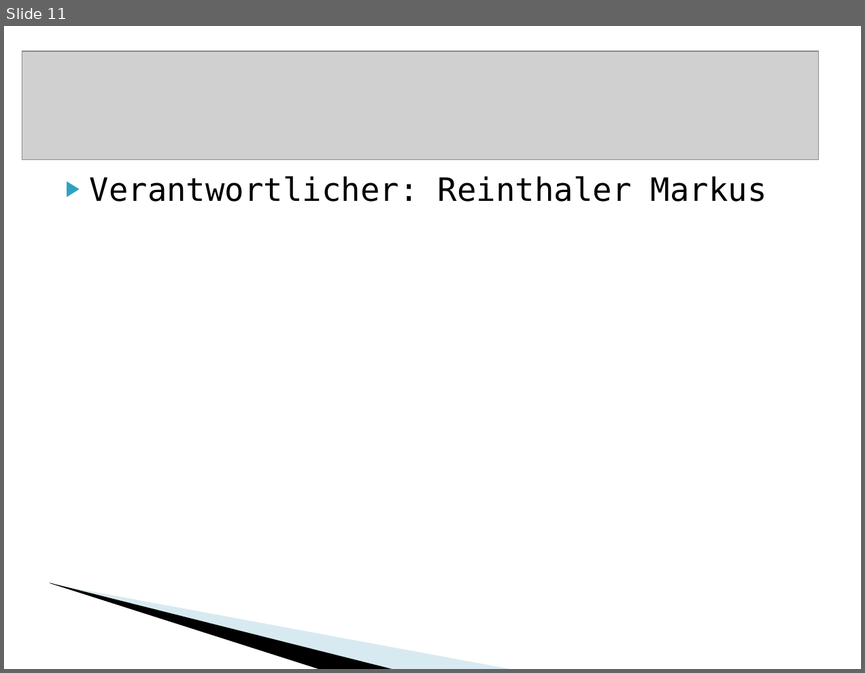
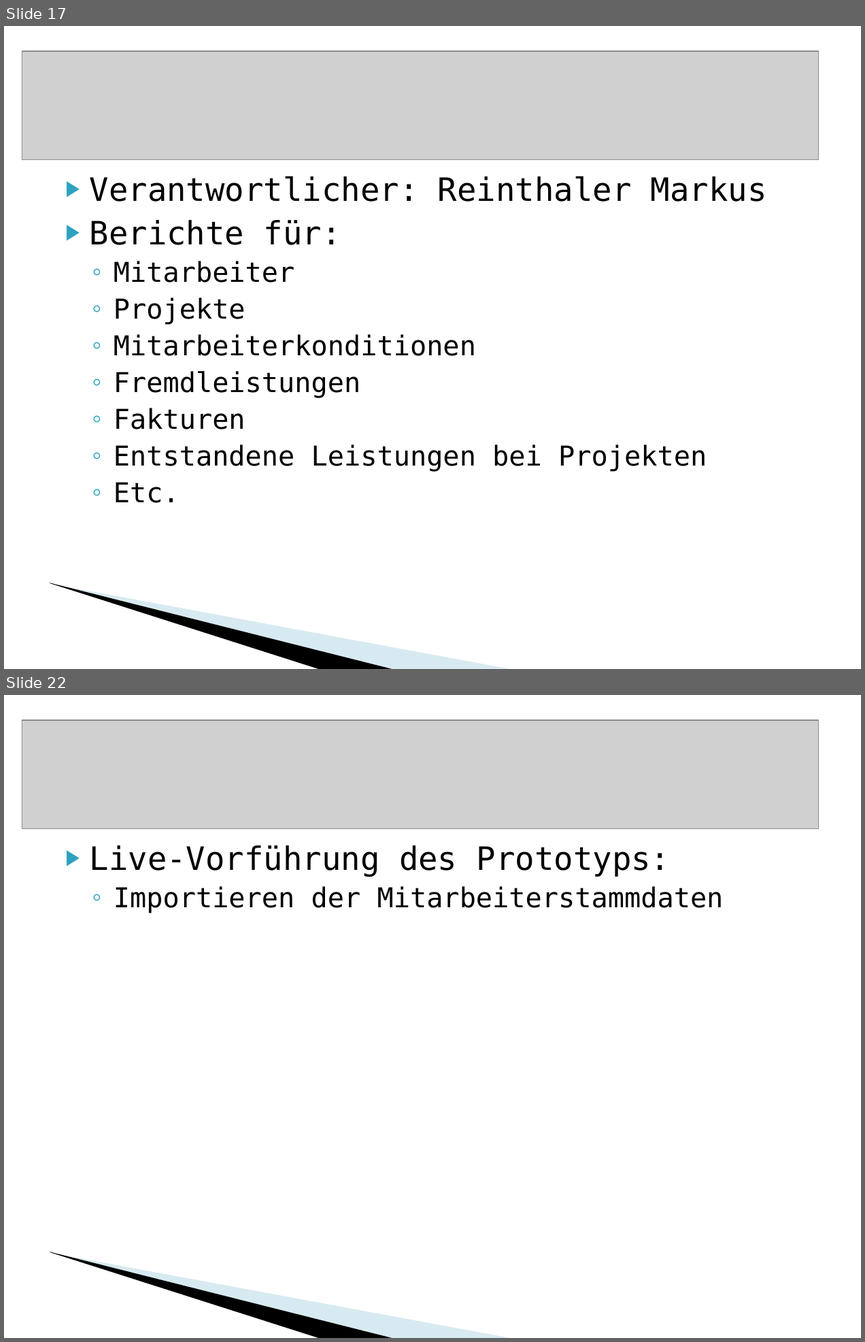
Before and after one commit to BackupTheBerlios/vacecontrolling-svn, a slide deck: docs/Präsentation.ppt. Shown one above the other, each under a label of ours: slide 11 before the commit, slides 17 and 22 after it; the slides between them are not shown. The pictures are 865x673 and 865x1342 pixels, drawn with LibreOffice and Linux fonts; fonts in the diff are those of the drawing; grey boxes stand for pictures; background and template pictures are left out. Boxes give left, top, right and bottom in pixels: in the first picture for what was removed or moved away, otherwise in the second. Text is boxed around its words. In the diff, an @@ line names an element or a change of style, - is before the commit and + after.

```diff
--- a/docs/Präsentation.ppt
+++ b/docs/Präsentation.ppt
@@ slide 22 added at [4,695,861,1338], background #FFFFFF; not listed: 2 template elements that a slide beside it also shows @@
@@ picture added at [22,720,818,829] @@
@@ text added at [90,845,723,913], 23 pt, text #000000 @@
+▶ Live-Vorführung des Prototyps:
+  ◦ Importieren der Mitarbeiterstammdaten
@@ what was slide 11 is now slide 17 @@
@@ slide 17 changed as well @@
@@ text at [113,220,706,503]: paragraphs added @@
+▶ Berichte für:
+  ◦ Mitarbeiter
+  ◦ Projekte
+  ◦ Mitarbeiterkonditionen
+  ◦ Fremdleistungen
+  ◦ Fakturen
+  ◦ Entstandene Leistungen bei Projekten
+  ◦ Etc.
```
Also in this commit, not shown: 6 other slides changed, 11 other slides added, 2 slides removed.
